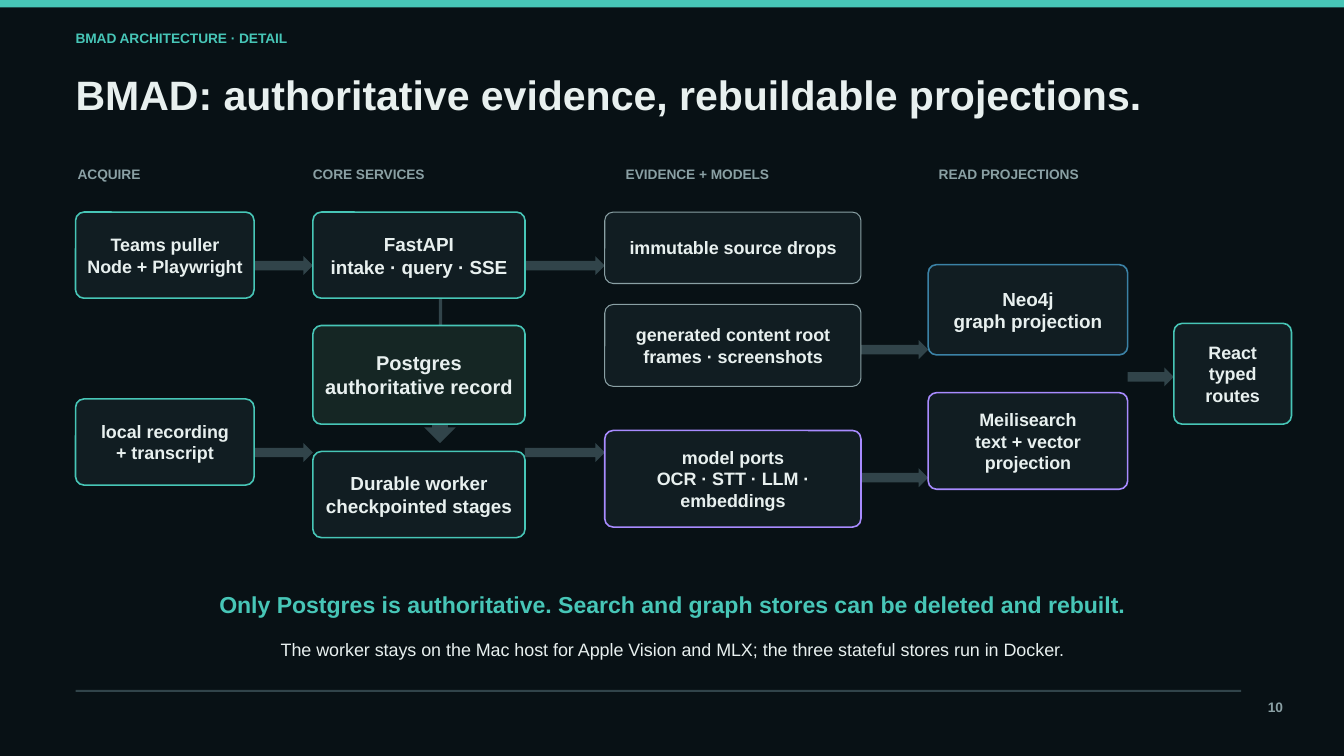
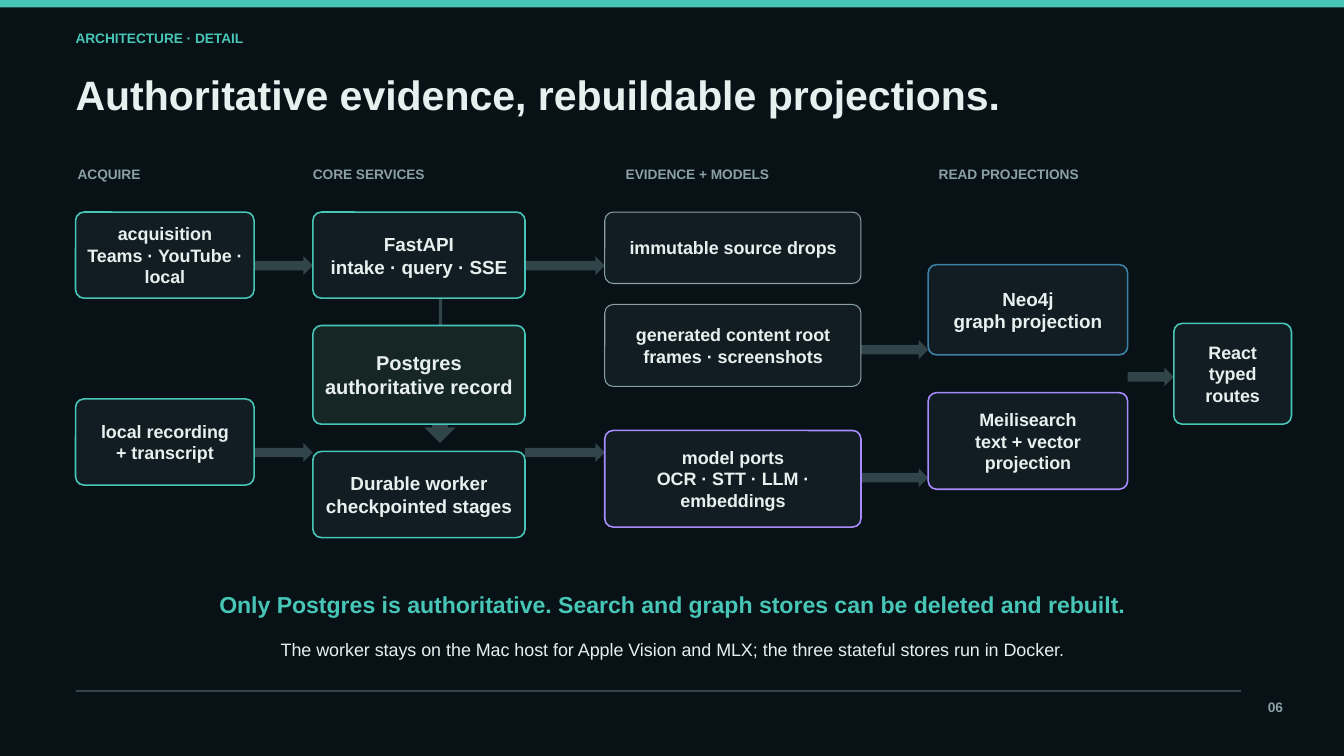
Before and after one commit to tgoeke/july-2026-ai-americas-cohort-meetingminer, a slide deck: slide 6 of docs/MeetingMiner-15-minute-capstone.pptx (slide 10 before the commit). Drawn at 1344x756 pixels with LibreOffice and Linux fonts; fonts in the diff are those of the drawing. Boxes give left, top, right and bottom in pixels: in the first picture for what was removed or moved away, otherwise in the second. Text is boxed around its words. In the diff, an @@ line names an element or a change of style, - is before the commit and + after.

```diff
--- a/docs/MeetingMiner-15-minute-capstone.pptx
+++ b/docs/MeetingMiner-15-minute-capstone.pptx
@@ text at (76, 33, 243, 43): text changed @@
-BMAD ARCHITECTURE · DETAIL
+ARCHITECTURE · DETAIL
@@ text at (76, 80, 1000, 118): text changed @@
-BMAD: authoritative evidence, rebuildable projections.
+Authoritative evidence, rebuildable projections.
@@ text at (87, 227, 232, 283): text changed @@
-Teams puller
-Node + Playwright
+acquisition
+Teams · YouTube · local
@@ text at (1268, 702, 1283, 712): text changed @@
-10
+06
```
Also in this commit, not shown: 10 other slides changed, 7 slides removed, 1 other file.
